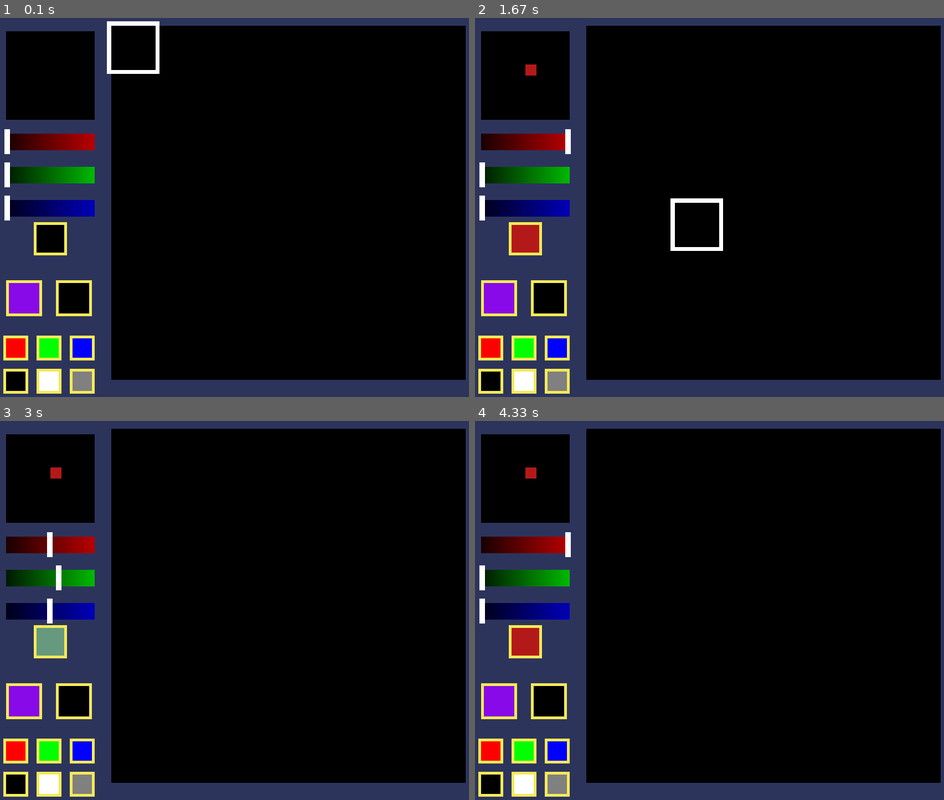
Above: before the commit, frames 1-4 (two rows, left to right).
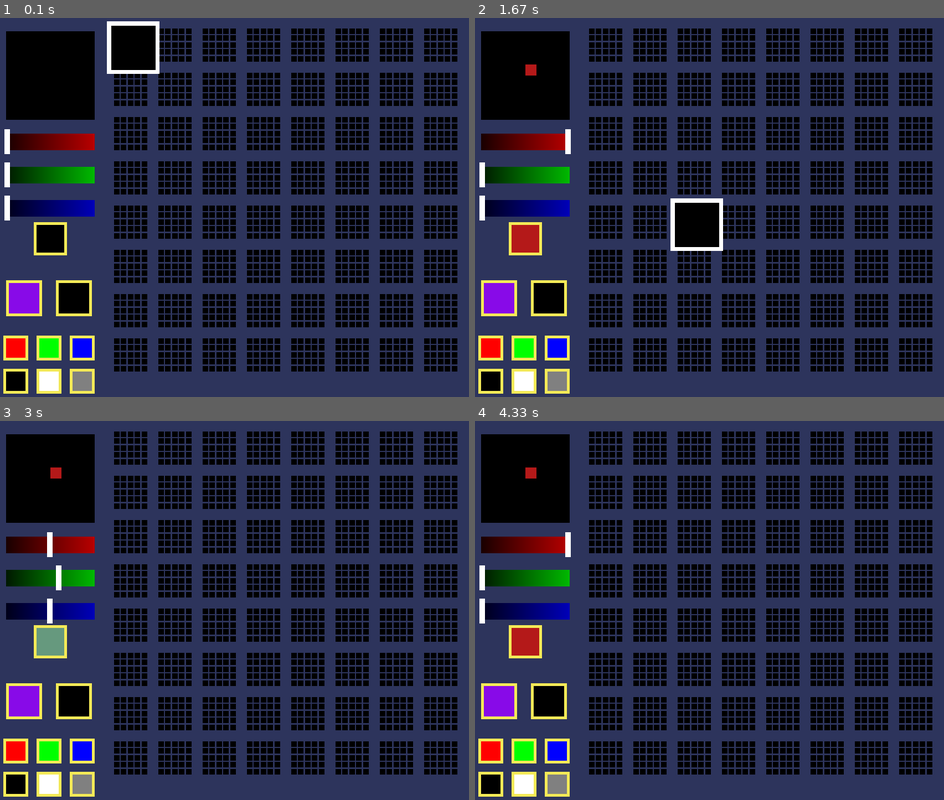
Above: after the commit, the same moments.

Repository: sharkenbear/pygame_projects
Game: pygame game, started from sprite_map_maker.py
Same seed, same stepped clock (60 frames per second), same inputs: the game is played once before the commit and once after it.
Inputs (mouse positions are in pixels of both pictures, inside the frame that each line leads up to):
- Up to frame 1 (0.1 s): no input
- Up to frame 2 (1.67 s): click (714, 211) at 0.38 s; press the mouse at (521, 381) at 0.7 s; move the mouse to (535, 249) at 0.8 s; release the mouse at (550, 120) at 0.93 s; press the mouse at (489, 347) at 1.03 s; move the mouse to (695, 351) at 1.13 s; release the mouse at (906, 355) at 1.27 s; press the mouse at (526, 74) at 1.37 s; move the mouse to (564, 207) at 1.47 s; release the mouse at (606, 336) at 1.6 s
- Up to frame 3 (3 s): press the mouse at (46, 546) at 1.7 s; move the mouse to (51, 572) at 1.8 s; release the mouse at (56, 602) at 1.93 s; press the mouse at (79, 784) at 2.03 s; move the mouse to (229, 769) at 2.13 s; release the mouse at (379, 754) at 2.27 s; press the mouse at (46, 610) at 2.37 s; move the mouse to (164, 659) at 2.47 s; release the mouse at (281, 709) at 2.6 s; click (56, 576) at 2.72 s
- Up to frame 4 (4.33 s): press the mouse at (554, 750) at 3.03 s; move the mouse to (657, 671) at 3.13 s; release the mouse at (756, 591) at 3.27 s; press the mouse at (521, 546) at 3.37 s; move the mouse to (568, 587) at 3.47 s; release the mouse at (615, 629) at 3.6 s; press the mouse at (521, 750) at 3.7 s; move the mouse to (634, 629) at 3.8 s; release the mouse at (742, 504) at 3.93 s; press the mouse at (489, 750) at 4.03 s; move the mouse to (512, 701) at 4.13 s; release the mouse at (535, 652) at 4.27 s

The runs differ from the first frame. In frame 1, 42% of the frame differs, in the area x 23-100%, y 2-96%; in frame 2, 42%; in frame 3, 43%; in frame 4, 43%.

Commit message:
update to sprite map maker

Diff:
--- a/sprite_map_maker.py
+++ b/sprite_map_maker.py
@@ -1,4 +1,5 @@
 import pygame
+import random
 from icecream import ic
 
 pygame.init()
@@ -20,22 +21,36 @@
 
 SIDE_GRID_LENGTH = 8
 
+def draw_full_grid2(screen, startposx, startposy, length, height, tile_size):
+    for row in range(0, length):
+        for column in range(0, height):
+            draw_rect(screen, startposx + (row * (tile_size * 2.5) + tile_size), startposy + (column * (tile_size*2.5) + tile_size), (0, 0, 0), tile_size * 2, tile_size * 2)
+
 def display_full_grid(grid_full, grid_length, deepness, screen, steepness):
     defined = False
+    op = 0
     for row in range(0, 8):
         for col in range(0, 8):
             if grid_full[row][col] == False:
                 if not defined:
                     true_rectxy = None
+                # (screen, x, y, colour, size_x, size_y)
                 # (screen, (0-8 * 20) + 25, 0-8 * 20 + 15, the colour black, 20, 20)
                 # draws 80 p by 80 p rects
-                # for
-                draw_rect(screen, row*grid_length+deepness, col * grid_length + steepness, (0, 0, 0), grid_length, grid_length)
+                draw_full_grid2(screen, row*grid_length+deepness, col * grid_length + steepness, 5, 5, 5)
+                # for row2 in range (0, 5):   (random.randint(0, 120), random.randint(0, 120), random.randint(0, 120))
+                #     for col2 in range(0, 5):
+                #         op = op + 1
+                #         print((row2*grid_length+deepness)*1.4)
+                        # draw_rect(screen, (row2*grid_length+deepness)*1.4*int(row / 8), (col2 * grid_length + steepness) * 1.4, (random.randint(0, 120), random.randint(0, 120), random.randint(0, 120)), grid_length -50, grid_length -50)
+                # draw_rect(screen, row*grid_length+deepness, col * grid_length + steepness, (0, 0, 0), grid_length, grid_length)
 
             else:
                 # draws a box around the currently selected position
                 defined = True
                 true_rectxy = (row, col)
+
+    # print(op)
 
     if true_rectxy != None:
         draw_rect(screen, true_rectxy[0]*grid_length+deepness-7.5, true_rectxy[1] * grid_length + steepness -7.5, (255, 255, 255), grid_length + 15, grid_length + 15)
